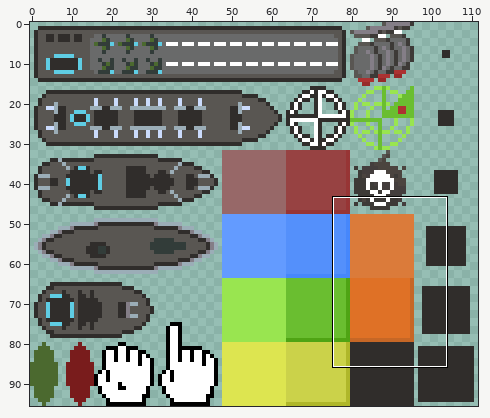
File history of a sprite sheet, src/assets/Spritesheet.png. The picture above shows the old version from afar; the outline marks the close-up.
Close-up. Before:
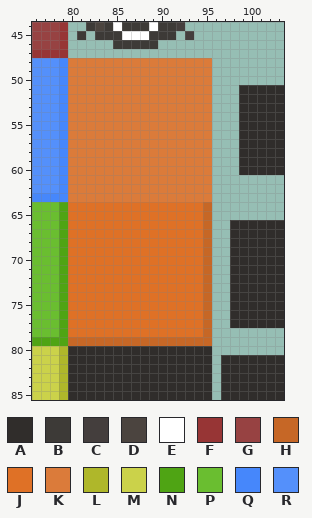
The file is 112x96 pixels. Colours within 5 levels of each other are drawn and written as one. Shown: x 76..103, y 44..85.
Palette (. is transparent): A #302d2b  B #3d3a37  C #443e3d  D #4b443f  E #ffffff  F #973535  G #974242  H #c66726  J #df7126  K #db7b3a  L #afb72a  M #cbd24a  N #4fa414  P #6abe30  Q #4687fb  R #5490fb
Pixels before, first column x 76:
44 GGGF..BDBEBBBEBBC...........
45 GGGF.B.BBBEEEBBB.C..........
46 GGGF.....BBBBB..............
47 FFFF........................
48 RRRQKKKKKKKKKKKKKKKK........
49 RRRQKKKKKKKKKKKKKKKK........
50 RRRQKKKKKKKKKKKKKKKK........
51 RRRQKKKKKKKKKKKKKKKK...AAAAA
52 RRRQKKKKKKKKKKKKKKKK...AAAAA
53 RRRQKKKKKKKKKKKKKKKK...AAAAA
54 RRRQKKKKKKKKKKKKKKKK...AAAAA
55 RRRQKKKKKKKKKKKKKKKK...AAAAA
56 RRRQKKKKKKKKKKKKKKKK...AAAAA
57 RRRQKKKKKKKKKKKKKKKK...AAAAA
58 RRRQKKKKKKKKKKKKKKKK...AAAAA
59 RRRQKKKKKKKKKKKKKKKK...AAAAA
60 RRRQKKKKKKKKKKKKKKKK...AAAAA
61 RRRQKKKKKKKKKKKKKKKK........
62 RRRQKKKKKKKKKKKKKKKK........
63 QQQQKKKKKKKKKKKKKKKK........
64 PPPNJJJJJJJJJJJJJJJH........
65 PPPNJJJJJJJJJJJJJJJH........
66 PPPNJJJJJJJJJJJJJJJH..AAAAAA
67 PPPNJJJJJJJJJJJJJJJH..AAAAAA
68 PPPNJJJJJJJJJJJJJJJH..AAAAAA
69 PPPNJJJJJJJJJJJJJJJH..AAAAAA
70 PPPNJJJJJJJJJJJJJJJH..AAAAAA
71 PPPNJJJJJJJJJJJJJJJH..AAAAAA
72 PPPNJJJJJJJJJJJJJJJH..AAAAAA
73 PPPNJJJJJJJJJJJJJJJH..AAAAAA
74 PPPNJJJJJJJJJJJJJJJH..AAAAAA
75 PPPNJJJJJJJJJJJJJJJH..AAAAAA
76 PPPNJJJJJJJJJJJJJJJH..AAAAAA
77 PPPNJJJJJJJJJJJJJJJH..AAAAAA
78 PPPNJJJJJJJJJJJJJJJH........
79 NNNNHHHHHHHHHHHHHHHH........
80 MMMLAAAAAAAAAAAAAAAA........
81 MMMLAAAAAAAAAAAAAAAA.AAAAAAA
82 MMMLAAAAAAAAAAAAAAAA.AAAAAAA
83 MMMLAAAAAAAAAAAAAAAA.AAAAAAA
84 MMMLAAAAAAAAAAAAAAAA.AAAAAAA
85 MMMLAAAAAAAAAAAAAAAA.AAAAAAA
New version:
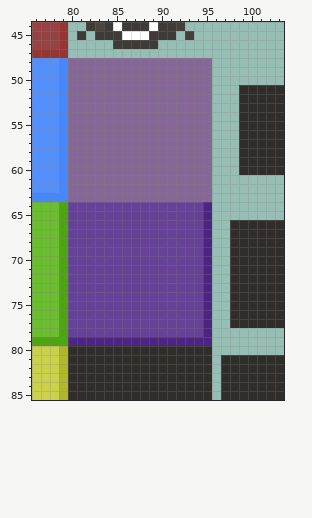
Author's note on the commit: + Changed Alt Highlight to Purple
Difference:
colour H: #c66726 -> #4c2482
colour J: #df7126 -> #664297
colour K: #db7b3a -> #866897
